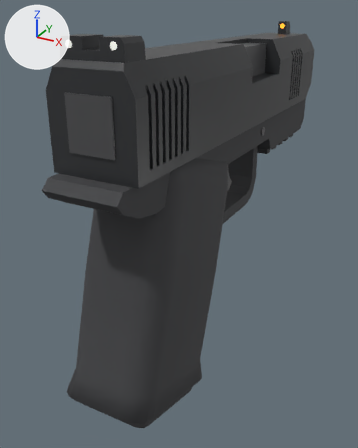
Renders of the Blender file art/pistol.blend from each side of a commit.
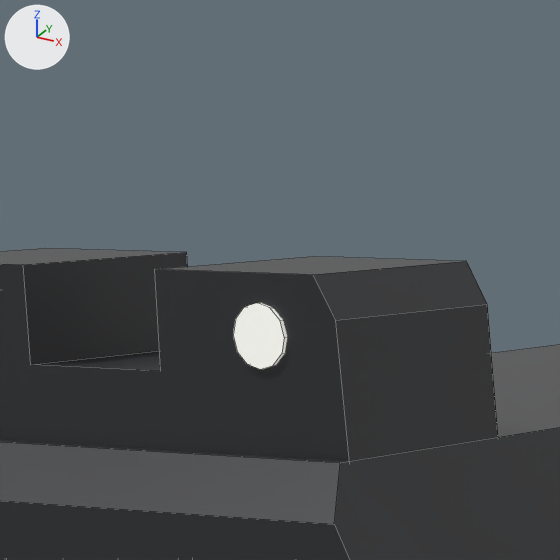
The first picture shows the older version from a camera (50 mm lens) standing at (0.0719, -0.1575, 0.0633) and looking at (-0.0091, -0.0102, -0.0103). The close-ups show the older and then the newer version on the part from 22% to 43% of the width and 0% to 17% of the height of that picture. Only the edits that show in the close-ups are written down. Arrows for +X, +Y and +Z are at upper left; the lights stay in place. The close-ups show mesh edges as thin lines.

Names of what the first close-up shows: 'IronSightRear', 'Slide'.
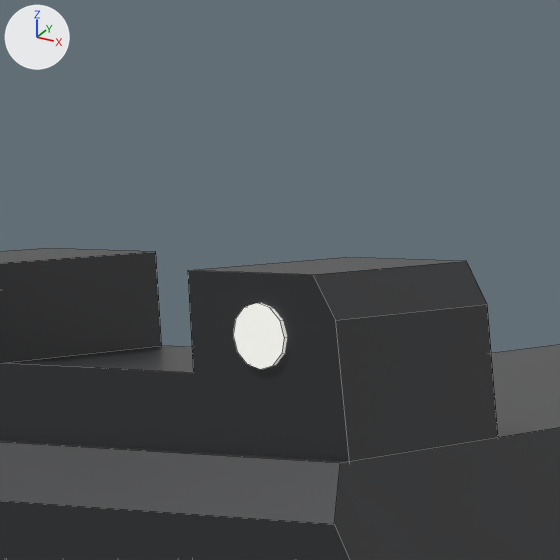
The edits, one by one:
me_ironsightrear has 68 vertices, 40 faces and spans x -0.009..0.009, y -0.0001..0.008, z -0.0005..0.005.
me_ironsightrear is used by ob_ironsightrear; parent ob_slide; location (0.0, 0.002, 0.027).
Before the commit, vertices of me_ironsightrear: 3 (0.0024, 0.0, 0.005) at pixel (154, 269), 4 (0.0024, 0.0, 0.0022) at pixel (160, 371), 5 (-0.0024, 0.0, 0.0022) at pixel (30, 364), 6 (-0.0024, 0.0, 0.005) at pixel (23, 264), 13 (0.0024, 0.008, 0.005) at pixel (313, 256).
Before the commit, vertices of me_ironsightrear: 14 (0.0024, 0.008, 0.0022), 15 (-0.0024, 0.008, 0.0022), 16 (-0.0024, 0.008, 0.005) at pixel (186, 252).
Part 1, on me_ironsightrear:
Vertices 5, 6, 15, 16 of me_ironsightrear move by (-0.0012, 0.0, 0.0).
Vertices 3, 4, 13, 14 of me_ironsightrear move by (0.0012, 0.0, 0.0).

Pixel boxes [x1, y1, x2, y2] of what changed, in the close-ups (560 x 560 px; the box of a moved part takes in the faces that stretch with it):
part 1 of me_ironsightrear, moved or reshaped: before [0, 251, 343, 376]; after [0, 251, 341, 376]
